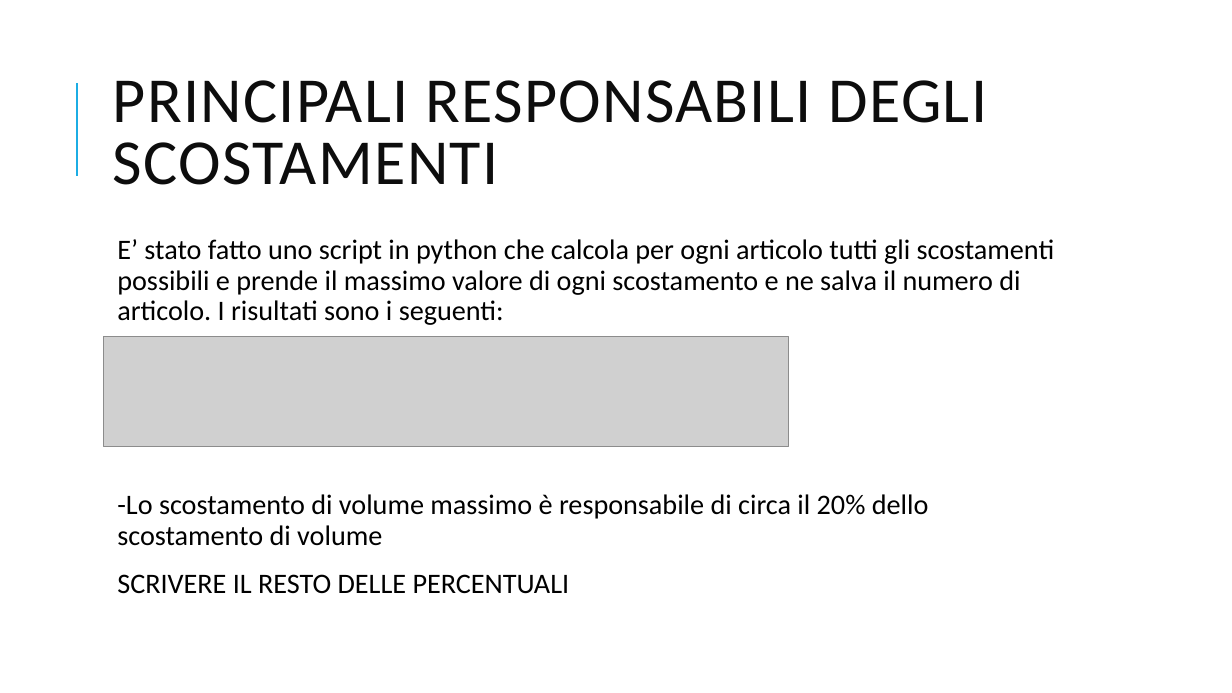
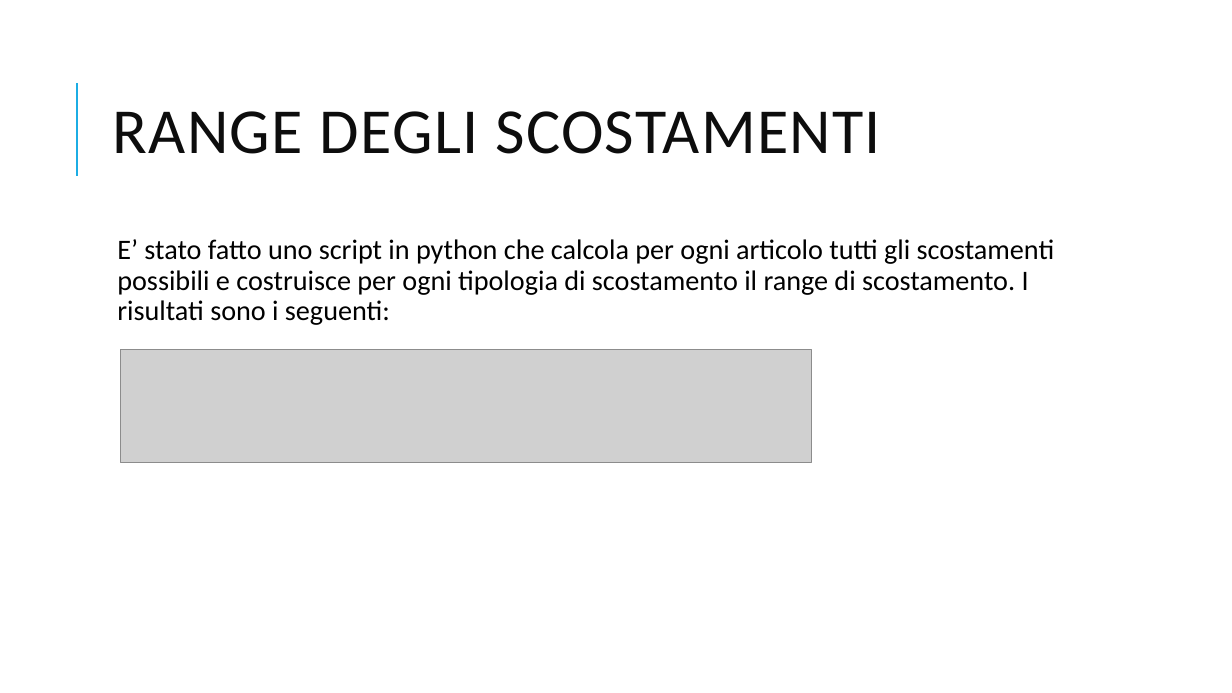
Before and after one commit to VinciGit00/SCGProject, a slide deck: slide 16 of Document/PresentazioneProgetto.pptx (slide 15 before the commit). Drawn at 1232x693 pixels with LibreOffice and Linux fonts; fonts in the diff are those of the drawing; grey boxes stand for pictures. Boxes give left, top, right and bottom in pixels: in the first picture for what was removed or moved away, otherwise in the second. Text is boxed around its words. In the diff, an @@ line names an element or a change of style, - is before the commit and + after.

Commit message:
range per gli scostamenti

```diff
--- a/Document/PresentazioneProgetto.pptx
+++ b/Document/PresentazioneProgetto.pptx
@@ title at <box>113,111,882,154</box>: text changed @@
-PRINCIPALI RESPONSABILI DEGLI SCOSTAMENTI
+RANGE DEGLI SCOSTAMENTI
@@ text at <box>117,239,1055,325</box>: text changed @@
-  E’ stato fatto uno script in python che calcola per ogni articolo tutti gli scostamenti possibili e prende il massimo valore di ogni scostamento e ne salva il numero di articolo. I risultati sono i seguenti:
-  -Lo scostamento di volume massimo è responsabile di circa il 20% dello scostamento di volume
-  SCRIVERE IL RESTO DELLE PERCENTUALI
+  E’ stato fatto uno script in python che calcola per ogni articolo tutti gli scostamenti possibili e costruisce per ogni tipologia di scostamento il range di scostamento. I risultati sono i seguenti:
@@ picture: place and size @@
-picture at <box>104,336,789,446</box>
+picture at <box>121,349,811,462</box>
```
Also in this commit, not shown: 1 other slide changed, 2 slides added, 1 slide removed, 3 other files.
